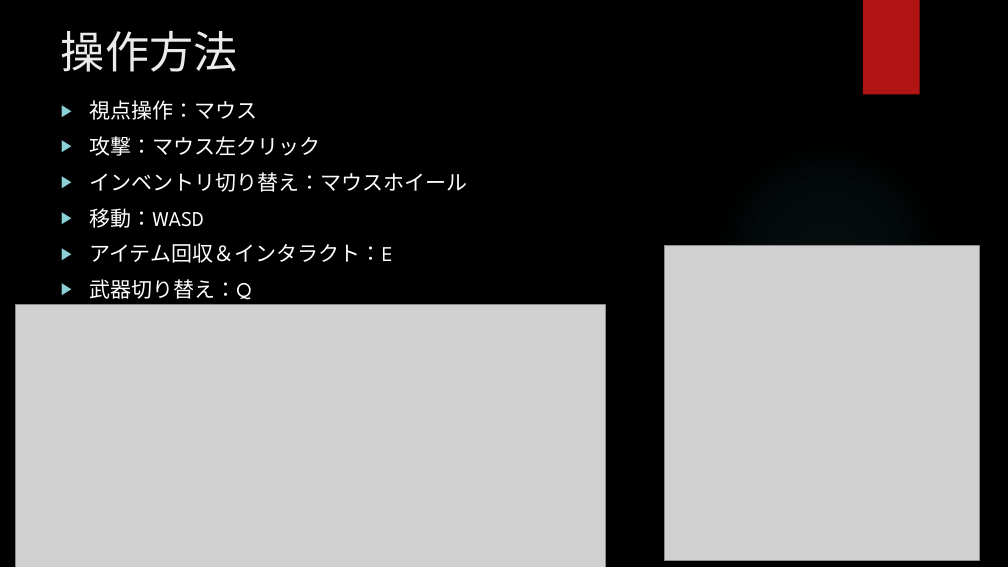
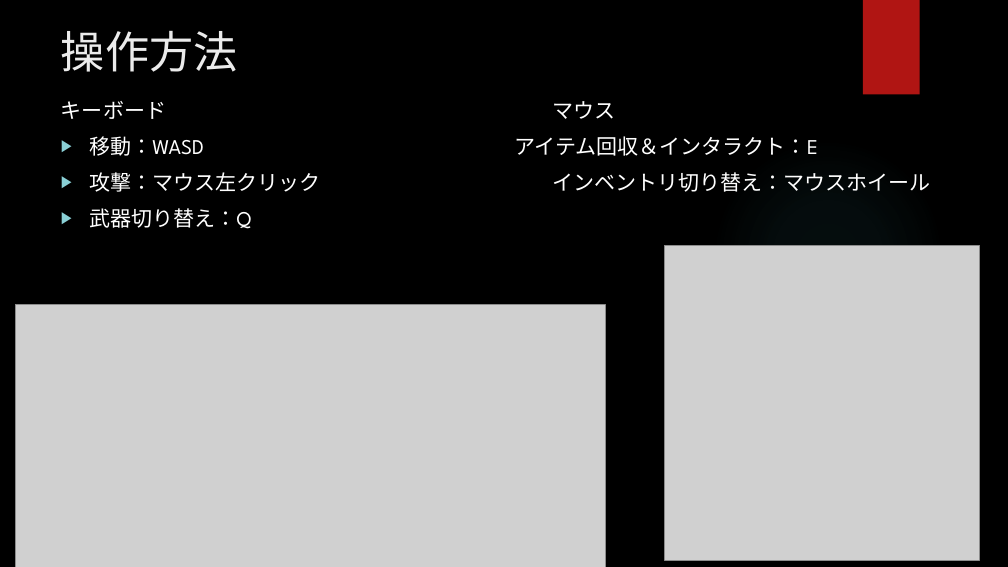
Before and after one commit to Aiko-Dornan/UE_TowerDeffense_Solo, a slide deck: slide 4 of ゲーム制作企画書.pptx. Drawn at 1008x567 pixels with LibreOffice and Linux fonts; fonts in the diff are those of the drawing; grey boxes stand for pictures; background and template pictures are left out. Boxes give left, top, right and bottom in pixels: in the first picture for what was removed or moved away, otherwise in the second. Text is boxed around its words. In the diff, an @@ line names an element or a change of style, - is before the commit and + after.

```diff
--- a/ゲーム制作企画書.pptx
+++ b/ゲーム制作企画書.pptx
@@ text at [61, 101, 931, 192]: text changed @@
-▶ 視点操作：マウス
-▶ 攻撃：マウス左クリック
-▶ インベントリ切り替え：マウスホイール
-▶ 移動：WASD
-▶ アイテム回収＆インタラクト：E
+キーボード マウス
+▶ 移動：WASD アイテム回収＆インタラクト：E
+▶ 攻撃：マウス左クリック インベントリ切り替え：マウスホイール
```
Also in this commit, not shown: 2 other slides changed, 16 other files.
